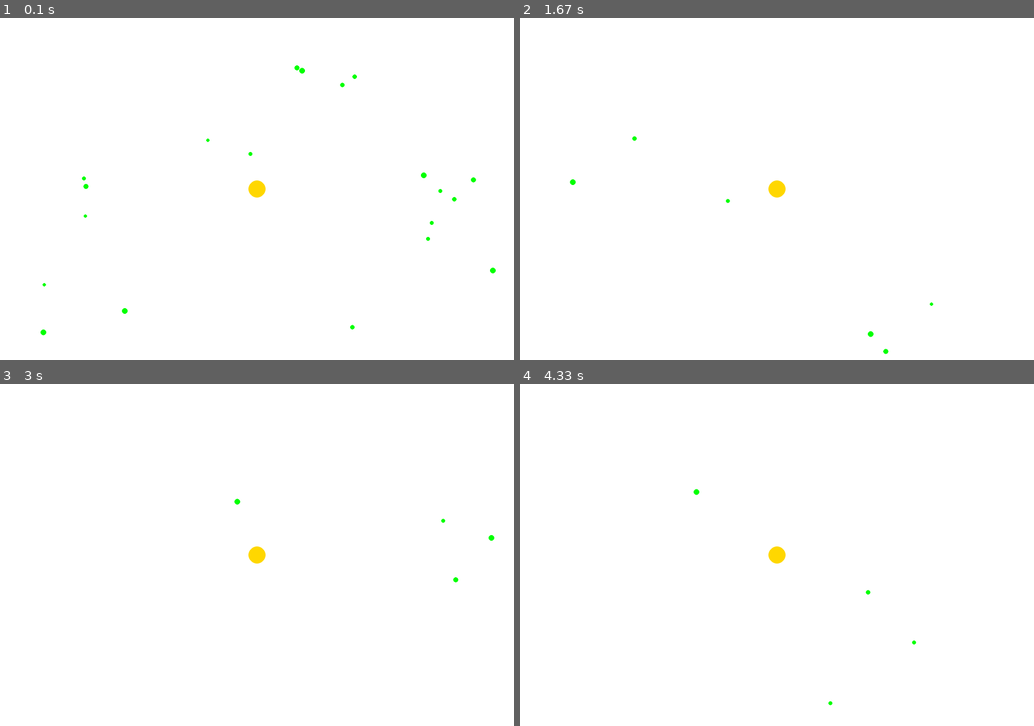
Above: before the commit, frames 1-4 (two rows, left to right).
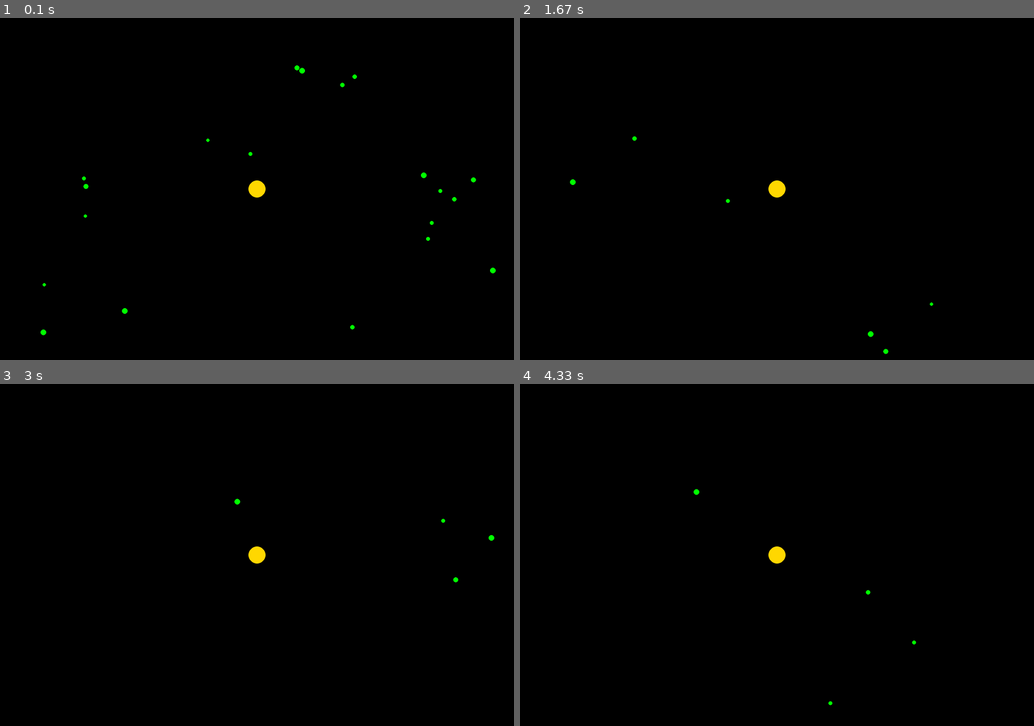
Above: after the commit, the same moments.

Repository: dgibson314/pygame
Game: pygame game, started from world.py
Two runs of this game, one before a commit and one after it. Both use one fixed random seed, a clock stepped at 60 frames per second and the inputs below.
Inputs:
- Up to frame 1 (0.1 s): no input
- Up to frame 2 (1.67 s): no input
- Up to frame 3 (3 s): no input
- Up to frame 4 (4.33 s): no input

The runs differ from the first frame. In frame 1, 100% of the frame differs, in the area x 0-100%, y 0-100%; in frame 2, 100%; in frame 3, 100%; in frame 4, 100%.

Commit message:
Trying to make the logic a little cleaner. Work on Universe class.

Diff:
--- a/world.py
+++ b/world.py
@@ -38,7 +38,7 @@
 
 
 class Particle():
-    def __init__(self, state, radius, color=BLACK):
+    def __init__(self, state, radius, color=WHITE):
         self.state = state
 
         self.radius = radius
@@ -88,18 +88,6 @@
         pygame.draw.circle(self.screen, self.color, pos, self.radius, self.thickness)
 
 
-class Sun(Particle):
-    def __init__(self, state, radius, color=YELLOW):
-        Particle.__init__(self, state, radius, color)
-        self.mass = self.mass_from_radius()
-
-    def __repr__(self):
-        return 'Sun: ' + repr(self.state)
-
-    def mass_from_radius(self):
-        return SUN_DENSITY * 4/3 * math.pi * (self.radius ** 3)
-
-
 class Planet(Particle):
     def __init__(self, state, radius, color=GREEN):
         Particle.__init__(self, state, radius, color)
@@ -130,6 +118,41 @@
         self.state.vy -= ay
 
 
+class Sun(Particle):
+    def __init__(self, state, radius, color=YELLOW):
+        Particle.__init__(self, state, radius, color)
+        self.mass = self.mass_from_radius()
+
+    def __repr__(self):
+        return 'Sun: ' + repr(self.state)
+
+    def mass_from_radius(self):
+        return SUN_DENSITY * 4/3 * math.pi * (self.radius ** 3)
+
+
+class Universe():
+    def __init__(self):
+        self.objects = []
+
+    def update(self):
+        merged = []
+        for body in self.objects:
+            body.update()
+            for other in self.objects:
+                if body is not other:
+                    if body.touching(other):
+                        merged_body = self.merge(body, other)
+                        merged.append(merged_body)
+
+    def merge(self, x, y):
+        '''
+        Takes two objects, probably Planets, and returns
+        a new Planet, with the combined mass and momentum
+        of the old two Planets.
+        '''
+        pass
+
+
 def main():
     pygame.init()
     screen = pygame.display.set_mode(SCREEN_SIZE)
@@ -137,7 +160,7 @@
     # Create the background
     background = pygame.Surface(screen.get_size())
     background = background.convert()
-    background.fill(WHITE)
+    background.fill(BLACK)
 
     # Display the background
     screen.blit(background, (0, 0))
